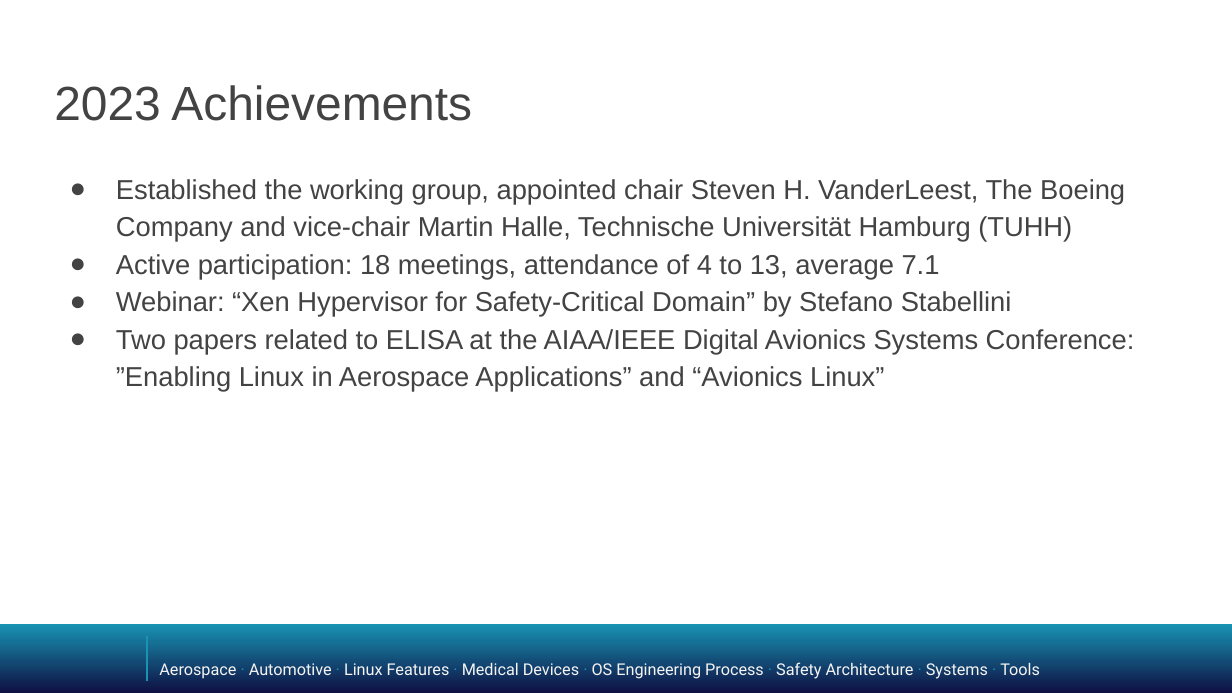
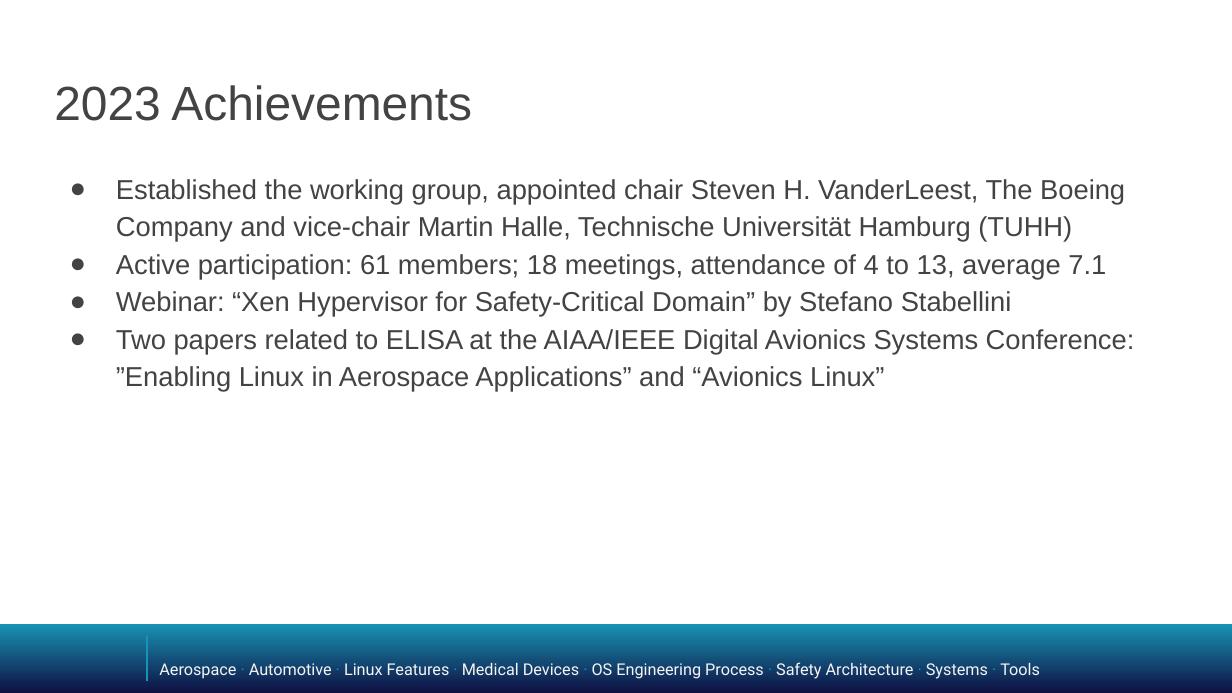
Before and after one commit to elisa-tech/wg-aerospace, a slide deck: slide 4 of presentations/ELISA-WG-Annual_Update.pptx. Drawn at 1232x693 pixels with LibreOffice and Linux fonts; fonts in the diff are those of the drawing; background and template pictures are left out. Boxes give left, top, right and bottom in pixels: in the first picture for what was removed or moved away, otherwise in the second. Text is boxed around its words. In the diff, an @@ line names an element or a change of style, - is before the commit and + after.

Commit message:
final

```diff
--- a/presentations/ELISA-WG-Annual_Update.pptx
+++ b/presentations/ELISA-WG-Annual_Update.pptx
@@ text at bbox=[116, 254, 1106, 280]: text changed @@
-● Active participation: 18 meetings, attendance of 4 to 13, average 7.1
+● Active participation: 61 members; 18 meetings, attendance of 4 to 13, average 7.1
```
